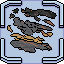
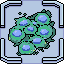
Revision of a layered 64 x 64 image; what changed, layer by layer:
added layer "oxygen_0 copy" above "oxygen_0" over [8, 9, 56, 56]
hid "metal_nutrition" over [7, 7, 57, 53]
